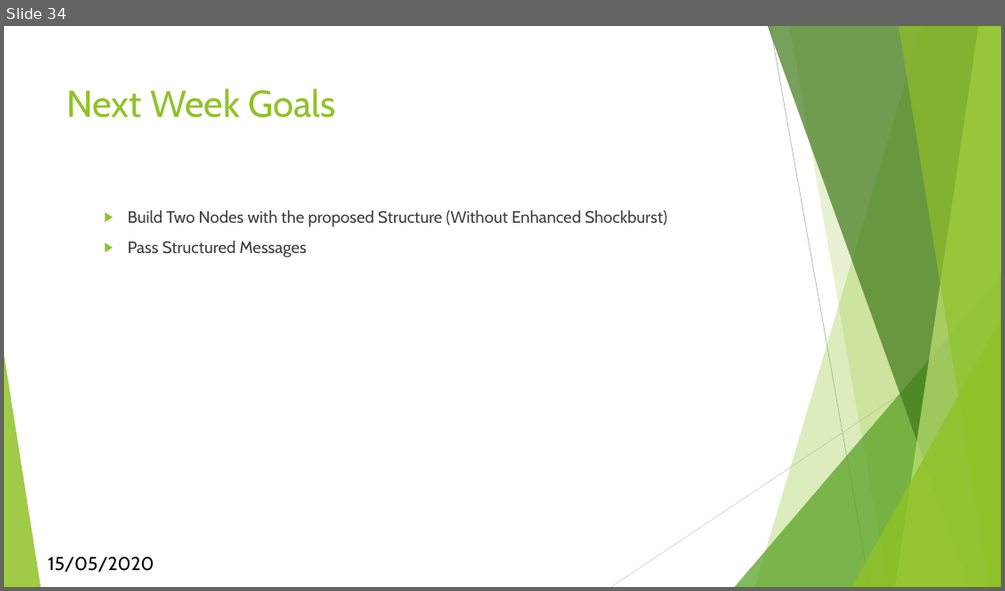
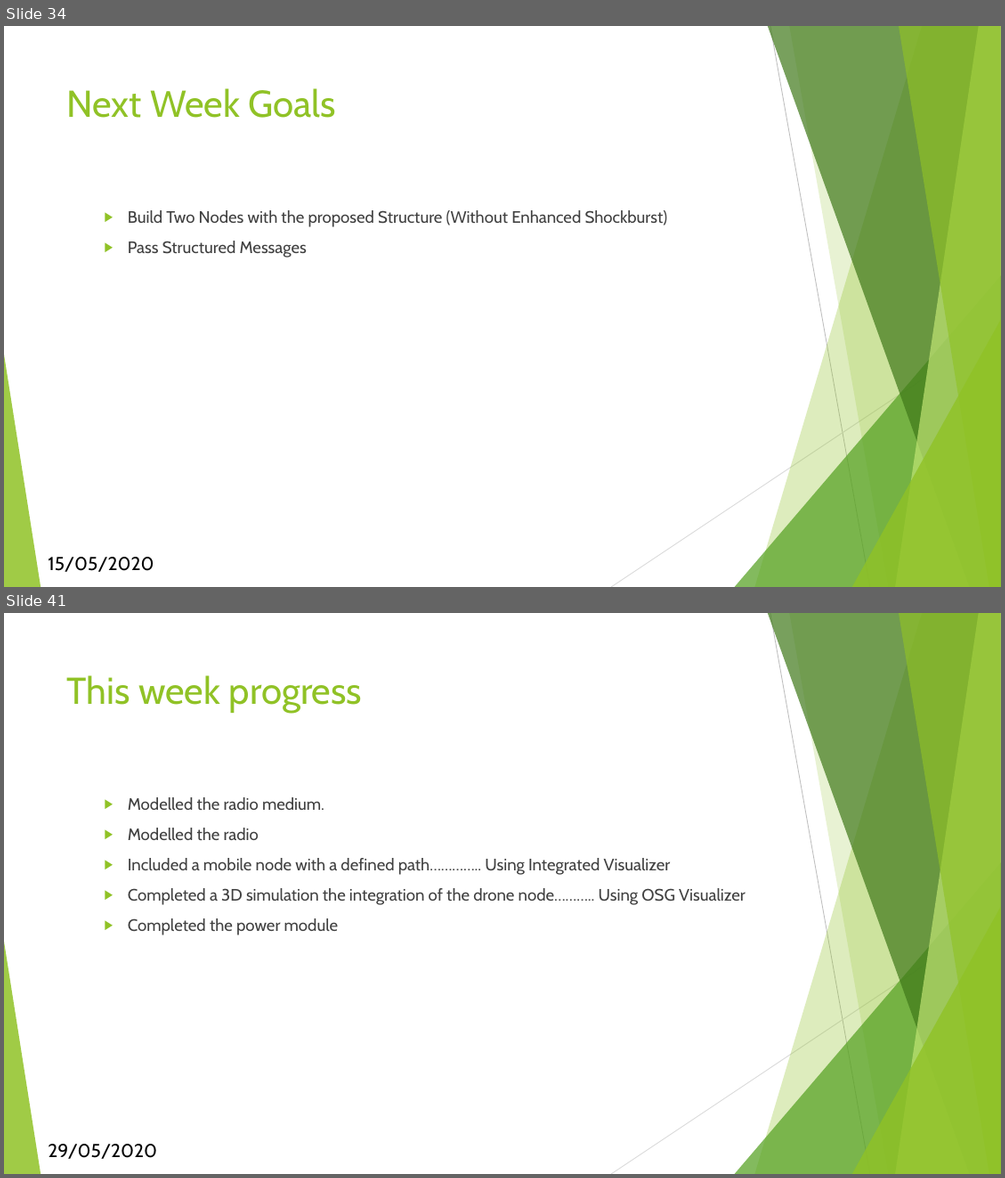
Before and after one commit to Kirishikesan/Mesh-Network-Communication-Protocol, a slide deck: PresentationsAndReports/AgrIoT-Phase 3.pptx. Shown one above the other, each under a label of ours: slide 34 before the commit, slides 34 and 41 after it; the slides between them are not shown. The pictures are 1005x591 and 1005x1178 pixels, drawn with LibreOffice and Linux fonts; fonts in the diff are those of the drawing. Boxes give left, top, right and bottom in pixels: in the first picture for what was removed or moved away, otherwise in the second. Text is boxed around its words. In the diff, an @@ line names an element or a change of style, - is before the commit and + after.

Commit message:
Added Node Model 1.0

```diff
--- a/PresentationsAndReports/AgrIoT-Phase 3.pptx
+++ b/PresentationsAndReports/AgrIoT-Phase 3.pptx
@@ slide 41 added at bbox=[4, 613, 1001, 1174], background #FFFFFF; not listed: 10 template elements that a slide beside it also shows @@
@@ title added at bbox=[67, 675, 363, 713], 36 pt, text #90C226 @@
+This week progress
@@ text added at bbox=[128, 797, 745, 935], 16 pt, text #404040 @@
+  ▶ Modelled the radio medium.
+  ▶ Modelled the radio
+  ▶ Included a mobile node with a defined path………….. Using Integrated Visualizer
+  ▶ Completed a 3D simulation the integration of the drone node……….. Using OSG Visualizer
+  ▶ Completed the power module
@@ text added at bbox=[48, 1143, 157, 1159], 18 pt, text #000000 @@
+29/05/2020
```
Also in this commit, not shown: 1 slide changed, 17 other slides added, 15 other files.
